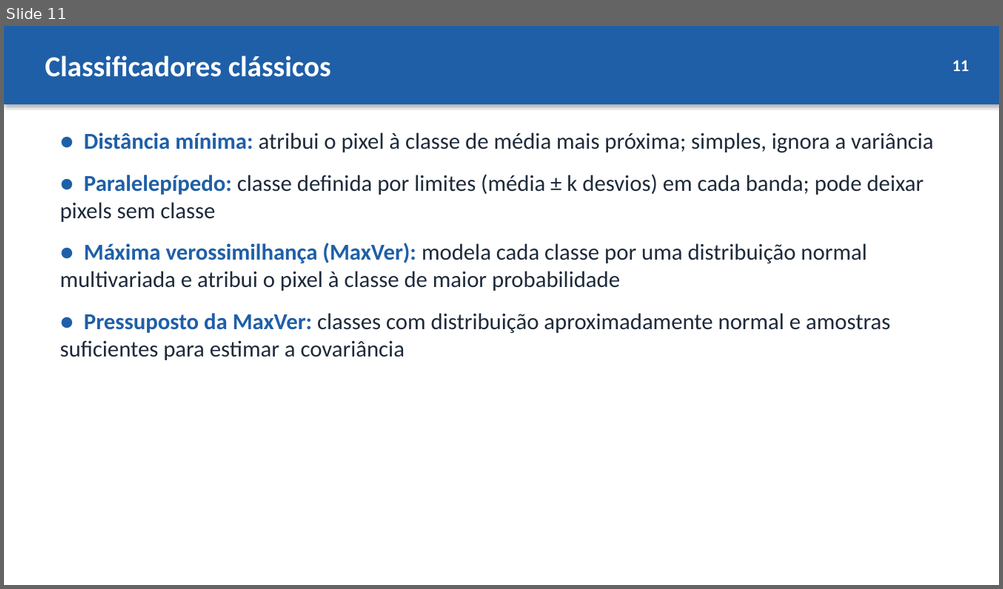
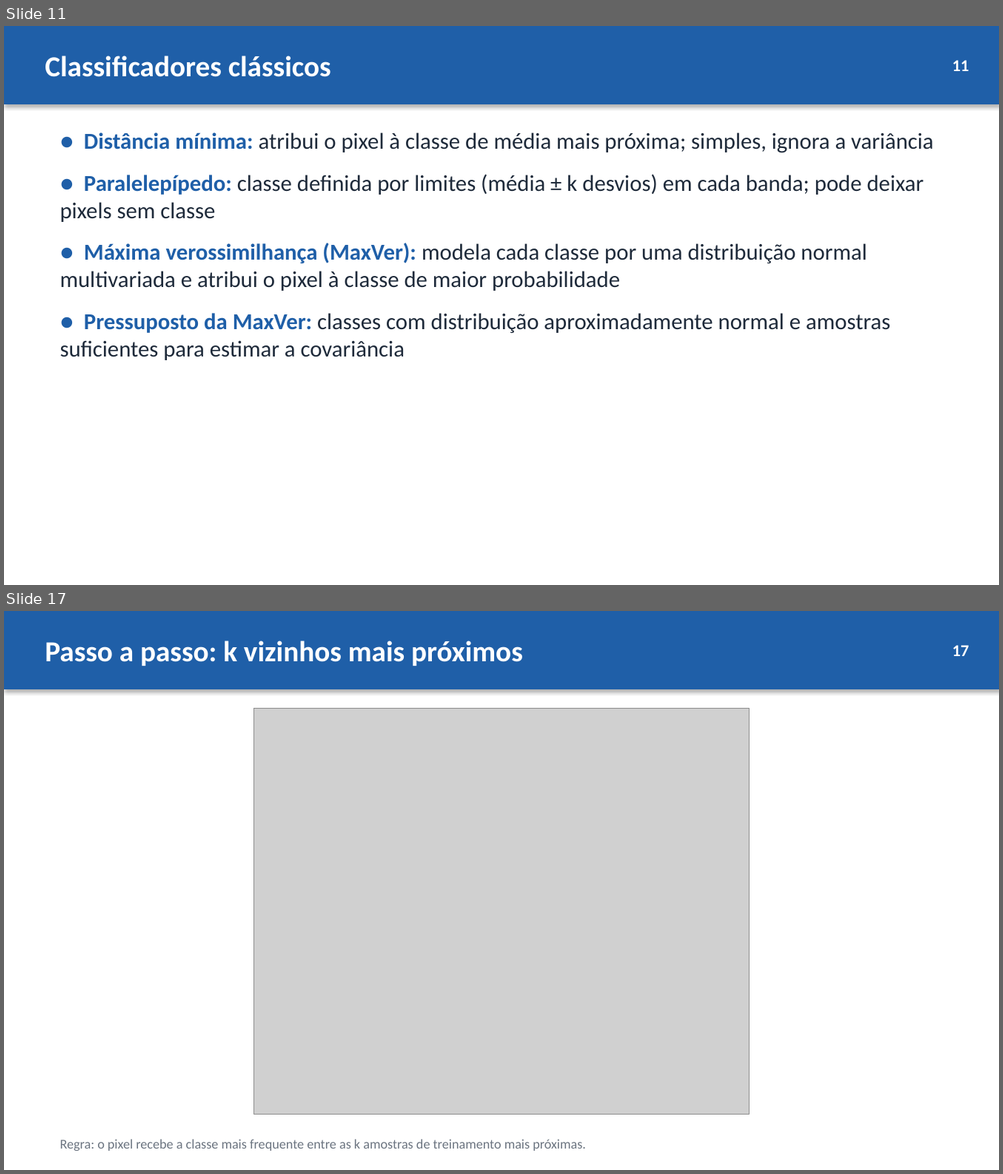
Before and after one commit to hatanpinheiro/hatanpinheiro.github.io, a slide deck: aula/classificacao/slides/Aula2_Classificacao.pptx. Shown one above the other, each under a label of ours: slide 11 before the commit, slides 11 and 17 after it; the slides between them are not shown. The pictures are 1003x589 and 1003x1174 pixels, drawn with LibreOffice and Linux fonts; fonts in the diff are those of the drawing; grey boxes stand for pictures. Boxes give left, top, right and bottom in pixels: in the first picture for what was removed or moved away, otherwise in the second. Text is boxed around its words. In the diff, an @@ line names an element or a change of style, - is before the commit and + after.

```diff
--- a/aula/classificacao/slides/Aula2_Classificacao.pptx
+++ b/aula/classificacao/slides/Aula2_Classificacao.pptx
@@ slide 17 added at <box>4,611,999,1170</box>, background #FFFFFF @@
@@ rectangle added at <box>4,611,999,689</box>, fill #1F5FA8, outline #1F5FA8 1 pt @@
@@ text added at <box>45,641,523,666</box>, 28 pt, text #FFFFFF, bold @@
+Passo a passo: k vizinhos mais próximos
@@ text added at <box>952,645,969,656</box>, 16 pt, text #FFFFFF, bold @@
+17
@@ picture added at <box>254,708,748,1115</box> @@
@@ text added at <box>60,1139,586,1151</box>, 13 pt, text #6B7480 @@
+Regra: o pixel recebe a classe mais frequente entre as k amostras de treinamento mais próximas.
```
Also in this commit, not shown: 14 slides changed, 4 other slides added, 4 other files.
